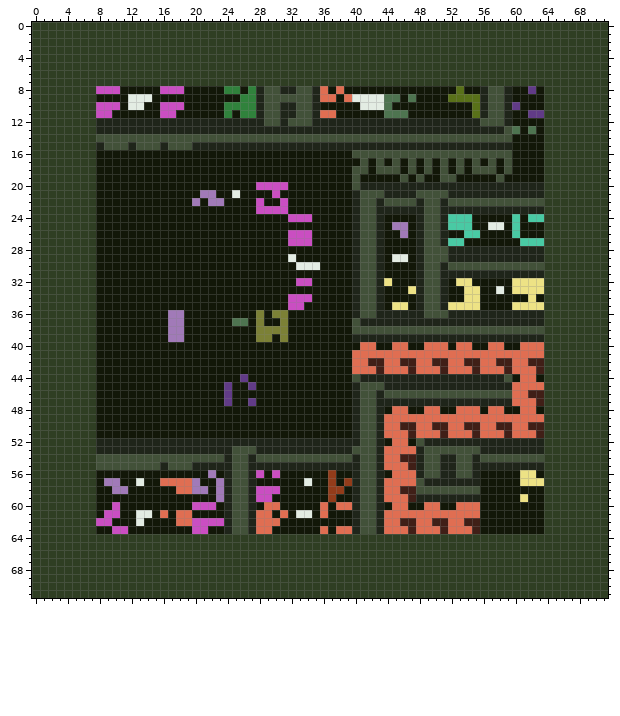
Two versions of one sprite sheet, 015level.png. That is the earlier state.
The file is 72x72 pixels.
After the commit:
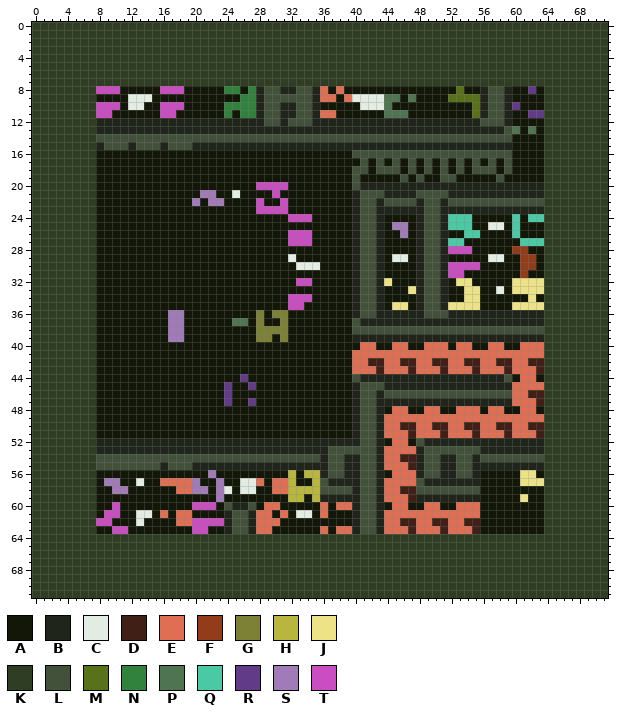
Palette (. is transparent): A #121708  B #1f251a  C #e3ece3  D #401f17  E #e06e52  F #933c1a  G #7c8136  H #b8b63d  J #ede285  K #2f3e23  L #425139  M #597119  N #30823c  P #4e7450  Q #49caa4  R #613b87  S #a17ab8  T #ca4ec2
Edits made:
{"y":28,"x":51,"old":"LBBBBBBBBBBBB","new":"BTTTAAAAAFFAA"}
{"y":29,"x":51,"old":"LBBBBBBBBBBBB","new":"BAAAAACCAAFFA"}
{"y":30,"x":52,"old":"LLLLLLLLLLLL","new":"TTTTAAAAAFFA"}
{"y":31,"x":52,"old":"BBBBBBBBBBBB","new":"TTAAAAAAAFAA"}
{"y":53,"x":25,"old":"LLL","new":"BBB"}
{"y":53,"x":37,"old":"BBB","new":"LLL"}
{"y":54,"x":24,"old":"B","new":"L"}
{"y":54,"x":27,"old":"B","new":"L"}
{"y":54,"x":36,"old":"L","new":"B"}
{"y":54,"x":39,"old":"L","new":"B"}
{"y":55,"x":25,"old":"LL","new":"BB"}
{"y":55,"x":37,"old":"BB","new":"LL"}
{"y":56,"x":24,"old":"BLLBT","new":"AAAAA"}
{"y":56,"x":30,"old":"T","new":"A"}
{"y":56,"x":32,"old":"A","new":"H"}
{"y":56,"x":34,"old":"AAAFAA","new":"HHBLLB"}
{"y":57,"x":24,"old":"BLLBA","new":"AACCE"}
{"y":57,"x":30,"old":"AAA","new":"EEH"}
{"y":57,"x":34,"old":"CAAFAF","new":"AHLBBB"}
{"y":58,"x":24,"old":"BLLBTTTAAAAAAFFA","new":"CACCAAEEHHHHLLLL"}
{"y":59,"x":24,"old":"BLLBTT","new":"AAAAAA"}
{"y":59,"x":32,"old":"AA","new":"HH"}
{"y":59,"x":35,"old":"AAFAA","new":"HBBBB"}
{"y":60,"x":24,"old":"BLLB","new":"LBBL"}
{"label":"changed","picture_box":[440,246,544,278]}
{"label":"changed","picture_box":[224,446,352,510]}
